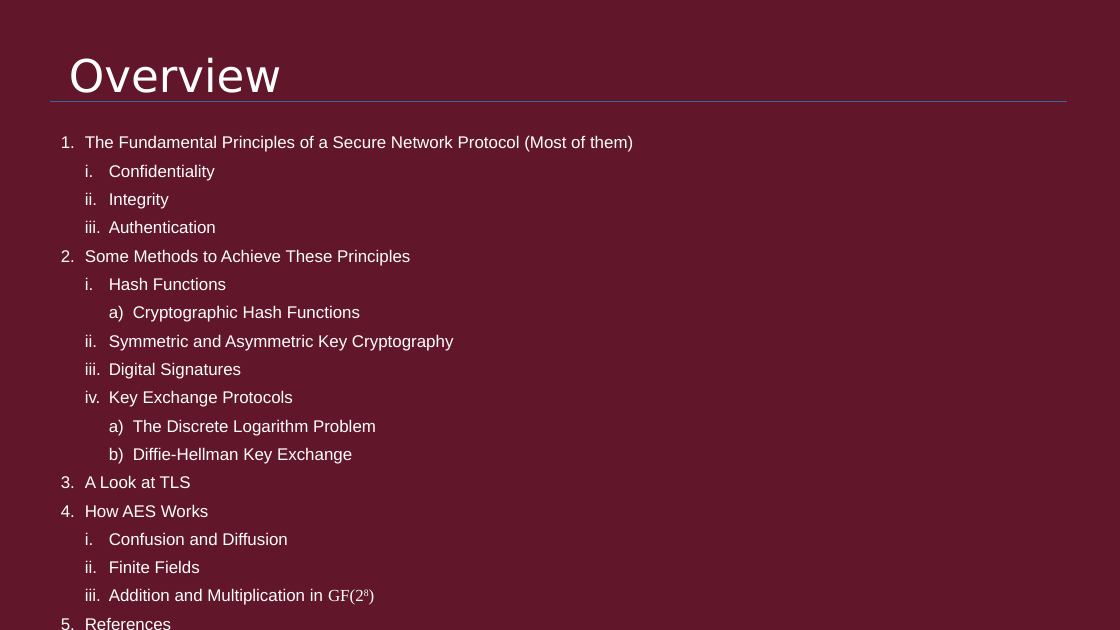
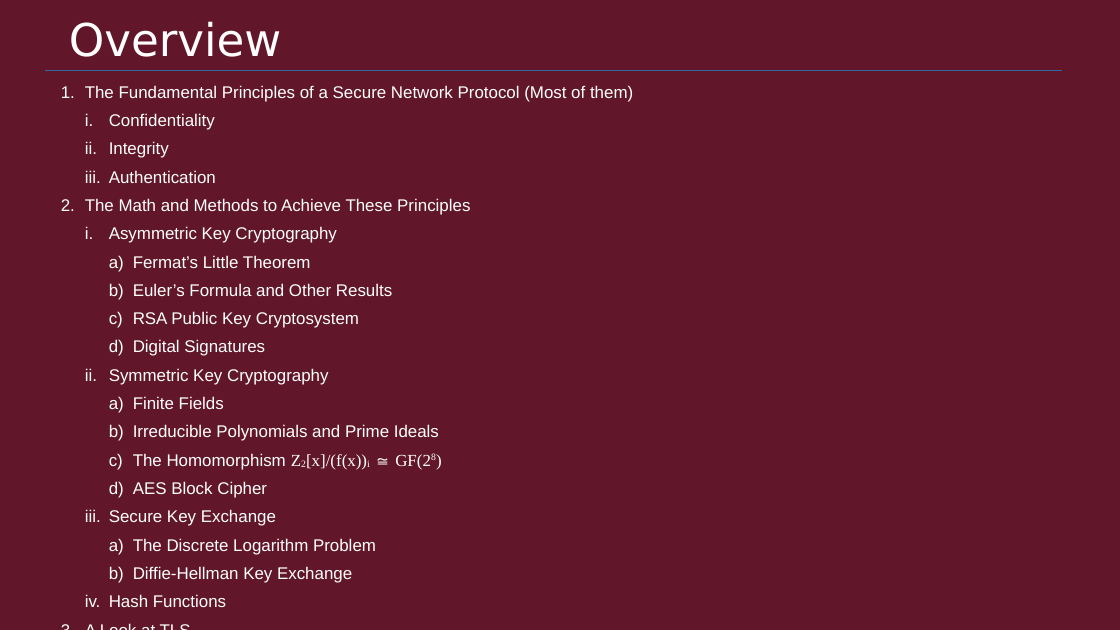
Before and after one commit to Quin-Darcy/seccom, a slide deck: slide 2 of presentation/cryptography_and_network_protocols.odp. Drawn at 1120x630 pixels with LibreOffice and Linux fonts; fonts in the diff are those of the drawing. Boxes give left, top, right and bottom in pixels: in the first picture for what was removed or moved away, otherwise in the second. Text is boxed around its words. In the diff, an @@ line names an element or a change of style, - is before the commit and + after.

Commit message:
updated slides

```diff
--- a/presentation/cryptography_and_network_protocols.odp
+++ b/presentation/cryptography_and_network_protocols.odp
@@ title "Overview" rewrapped from [69,57,282,102] to [69,21,282,57] @@
@@ line moved from (51, 102) - (1067, 102) to (46, 70) - (1062, 70) @@
@@ text at [85,85,633,583]: paragraph added @@
+  iv. Hash Functions
@@ text "The Fundamental Principles of a ...": place and size @@
-text "The Fundamental Principles of a ..." at [85,135,633,605]
+text "The Fundamental Principles of a ..." at [85,85,633,583]
@@ text at [85,198,470,328]: text changed @@
-2. Some Methods to Achieve These Principles
-  i. Hash Functions
-    a) Cryptographic Hash Functions
-  ii. Symmetric and Asymmetric Key Cryptography
+2. The Math and Methods to Achieve These Principles
+  i. Asymmetric Key Cryptography
+    a) Fermat’s Little Theorem
+    b) Euler’s Formula and Other Results
+    c) RSA Public Key Cryptosystem
@@ text at [133,339,265,356]: bullet i. to a); list level 2 to 3 in "Digital Signatures" @@
@@ text at [109,368,439,526]: text changed @@
-  iv. Key Exchange Protocols
+  ii. Symmetric Key Cryptography
+    a) Finite Fields
+    b) Irreducible Polynomials and Prime Ideals
+    c) The Homomorphism Z2[x]/(f(x))i ≅ GF(28)
+    d) AES Block Cipher
+  iii. Secure Key Exchange
@@ text at [85,504,364,605]: paragraphs removed @@
-4. How AES Works
-  i. Confusion and Diffusion
-  ii. Finite Fields
-  iii. Addition and Multiplication in GF(28)
```
Also in this commit, not shown: 2 other slides changed, 6 slides added, 3 other files.
